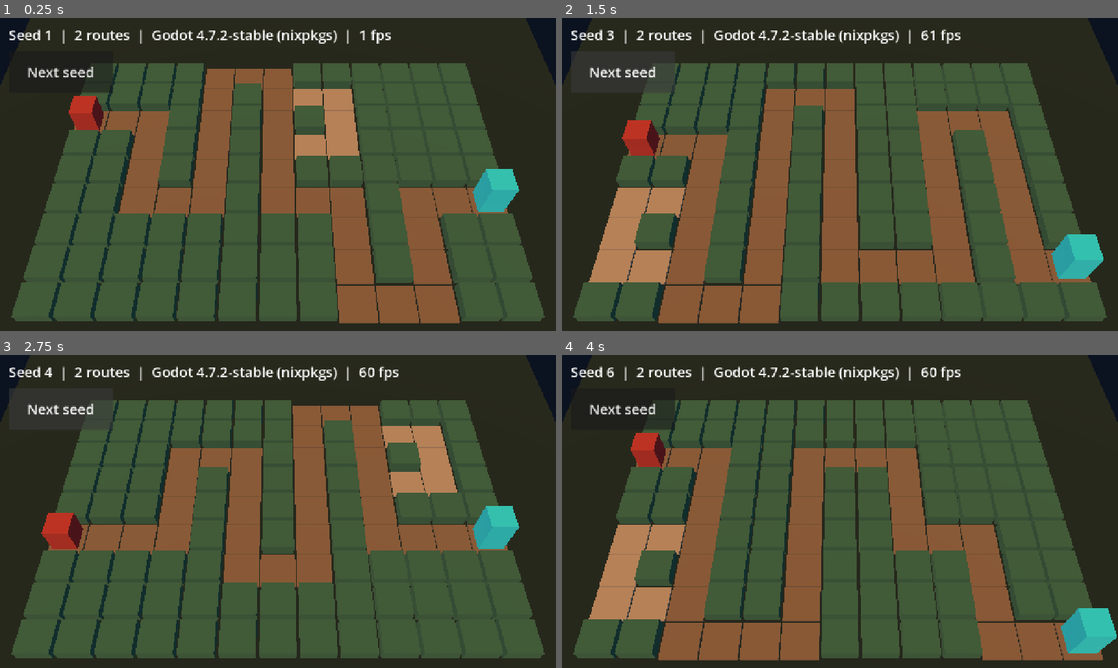
Above: before the commit, frames 1-4 (two rows, left to right).
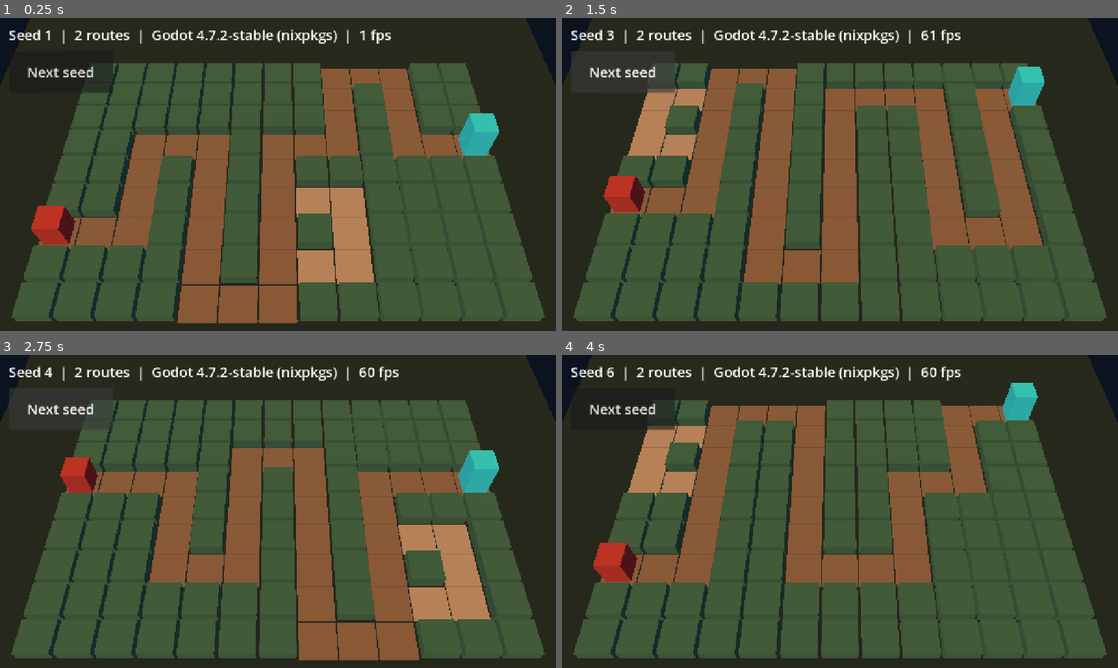
Above: after the commit, the same moments.

Repository: juanpalopez/psychic-bassoon
Game: Godot game, scene res://main.tscn
Two runs of this game, one before a commit and one after it. Both use one fixed random seed, a clock stepped at 60 frames per second and the inputs below.
Inputs (mouse positions are in pixels of both pictures, inside the frame that each line leads up to):
- Up to frame 1 (0.25 s): no input
- Up to frame 2 (1.5 s): click "Next seed" at 0.5 s; click "Next seed" at 1.25 s
- Up to frame 3 (2.75 s): click "Next seed" at 2 s
- Up to frame 4 (4 s): tap Enter at 2.75 s; move the mouse to (962, 495) at 2.77 s; hold Shift 2.78-3.5 s; click (962, 495) at 2.92 s; tap Space at 3.5 s; drag from (728, 527) to (812, 574) at 3.52 s

The runs differ from the first frame. In frame 1, 28% of the frame differs, in the area x 5-94%, y 14-98%; in frame 2, 20%; in frame 3, 21%; in frame 4, 26%.

Commit message:
fix(render): turn the board like the Three.js build and harden the boundary check
The board was a mirror image: world z now falls as the column rises, as
in the web-three-final build, with a handedness test. The render
boundary check now catches indexing, set/get by name, deep assignment,
more mutators and line continuations, and fails on a missing path. The
camera never frames for a zero aspect, rebuild keeps foreign children,
and the seed in the URL may be negative.

Refs #156

Co-Authored-By: Claude Sonnet 5.5 <noreply@anthropic.com>

Diff:
--- a/godot/main.gd
+++ b/godot/main.gd
@@ -11,8 +11,8 @@
 
 
 func _ready() -> void:
-	var from_url := _seed_from_url()
-	if from_url >= 0:
+	var from_url: Variant = _seed_from_url()
+	if from_url is int:
 		_board.map_seed = from_url
 	_next_seed.pressed.connect(func() -> void: _board.map_seed += 1)
 	# the browser smoke test waits for this flag
@@ -32,11 +32,12 @@
 	)
 
 
-## The `seed` query parameter of the page, or -1 when there is none.
-func _seed_from_url() -> int:
+## The `seed` query parameter of the page as an int, or null when there is none
+## (or it is not a whole number of at most 16 characters).
+func _seed_from_url() -> Variant:
 	if not OS.has_feature("web"):
-		return -1
+		return null
 	var value: Variant = JavaScriptBridge.eval("new URLSearchParams(location.search).get('seed')")
-	if value is String and (value as String).is_valid_int():
+	if value is String and (value as String).length() <= 16 and (value as String).is_valid_int():
 		return int(value)
-	return -1
+	return null
--- a/godot/render/board.gd
+++ b/godot/render/board.gd
@@ -32,6 +32,8 @@
 var road_count: int = 0
 var spawn_marker: MeshInstance3D
 var heartstone_marker: MeshInstance3D
+# what rebuild() made, so it never frees a node someone else put under the board
+var _built: Array[Node] = []
 
 
 func _ready() -> void:
@@ -40,9 +42,10 @@
 
 ## Draws the map for `map_seed` again from scratch.
 func rebuild() -> void:
-	for child in get_children():
+	for child in _built:
 		remove_child(child)
 		child.queue_free()
+	_built.clear()
 	map = MapGen.generate(map_seed)
 	_add_ground()
 	_add_tiles()
@@ -57,7 +60,7 @@
 	ground.mesh = plane
 	ground.position.y = -0.01
 	ground.material_override = _material(GROUND_COLOUR)
-	add_child(ground)
+	_add(ground)
 
 
 func _add_tiles() -> void:
@@ -78,13 +81,13 @@
 	var plot_colours: Array[Color] = []
 	plot_colours.resize(plots.size())
 	plot_colours.fill(PLOT_COLOUR)
-	add_child(_tiles("Plots", plots, plot_colours, PLOT_SIZE))
+	_add(_tiles("Plots", plots, plot_colours, PLOT_SIZE))
 	var road_cells: Array[Vector2i] = []
 	var road_colours: Array[Color] = []
 	for cell in road:
 		road_cells.append(cell)
 		road_colours.append(MAIN_ROAD_COLOUR if road[cell] else DETOUR_ROAD_COLOUR)
-	add_child(_tiles("Road", road_cells, road_colours, ROAD_SIZE))
+	_add(_tiles("Road", road_cells, road_colours, ROAD_SIZE))
 
 
 ## One MultiMesh holding a box per cell, each with its own colour.
@@ -127,8 +130,13 @@
 	marker.mesh = box
 	marker.position = BoardSpace.cell_to_world(cell.x, cell.y) + Vector3(0.0, size.y / 2.0, 0.0)
 	marker.material_override = _material(colour)
-	add_child(marker)
+	_add(marker)
 	return marker
+
+
+func _add(node: Node) -> void:
+	add_child(node)
+	_built.append(node)
 
 
 func _material(colour: Color) -> StandardMaterial3D:
--- a/godot/render/board_space.gd
+++ b/godot/render/board_space.gd
@@ -1,10 +1,13 @@
 ## Where the sim's cells go in the 3D world.
 ##
 ## The sim is untouched: it counts a cell's column across and its row down,
-## spawn at row 0. The board is drawn turned so the road runs left to right,
-## which suits a landscape phone: the sim row becomes world x and the sim
-## column becomes world z. This is the one place that knows (render code never
-## converts on its own). A cell is one unit wide and the board is centred on
+## spawn at row 0. The board is drawn turned a quarter so the road runs left to
+## right, which suits a landscape phone: the sim row becomes world x, and the
+## sim column runs away from the camera (world z falls as the column rises).
+## It is a rotation, not a mirror, exactly like the Three.js build (tag
+## `web-three-final`, `space.ts`: world z = cols - sim x), so a seed looks the
+## same in both. This is the one place that knows (render code never converts
+## on its own). A cell is one unit wide and the board is centred on
 ## the origin, on the ground plane y = 0.
 class_name BoardSpace
 extends RefCounted
@@ -17,7 +20,7 @@
 	return Vector3(
 		float(row) - float(RULES.GRID_ROWS - 1) / 2.0,
 		0.0,
-		float(col) - float(RULES.GRID_COLS - 1) / 2.0
+		float(RULES.GRID_COLS - 1) / 2.0 - float(col)
 	)
 
 
--- a/godot/render/camera_rig.gd
+++ b/godot/render/camera_rig.gd
@@ -5,6 +5,9 @@
 ## camera for a screen shape and is called again when the window changes.
 class_name CameraRig
 extends Node3D
+
+## The narrowest screen the rig frames for (a hidden canvas reports no size).
+const MIN_ASPECT := 0.5
 
 @export var pitch_degrees: float = 55.0
 @export var fov_degrees: float = 35.0
@@ -41,6 +44,7 @@
 
 ## Places the camera for a screen of this aspect ratio.
 func frame(aspect: float) -> void:
+	aspect = maxf(aspect, MIN_ASPECT)
 	if _camera == null:
 		_camera = Camera3D.new()
 		add_child(_camera)
@@ -53,4 +57,5 @@
 
 func _aspect() -> float:
 	var size := get_viewport().get_visible_rect().size
-	return size.x / maxf(size.y, 1.0)
+	# a hidden or minimised canvas has no size: keep a sane shape, never 0
+	return maxf(size.x / maxf(size.y, 1.0), MIN_ASPECT)
--- a/godot/tests/render/test_board.gd
+++ b/godot/tests/render/test_board.gd
@@ -59,6 +59,17 @@
 	assert_lt(board.spawn_marker.position.x, board.heartstone_marker.position.x)
 
 
+func test_rebuilding_leaves_no_stale_children_and_keeps_foreign_ones() -> void:
+	var board := _board(1)
+	var foreign := Node3D.new()
+	board.add_child(foreign)
+	var before := board.get_child_count()
+	for map_seed in [2, 3, 4]:
+		board.map_seed = map_seed
+	assert_eq(board.get_child_count(), before)
+	assert_true(foreign.get_parent() == board, "a node someone else added is kept")
+
+
 func test_tiles_are_drawn_with_few_draw_calls() -> void:
 	# one MultiMesh for plots and one for road, not a node per cell
 	var board := _board(1)
--- a/godot/tests/render/test_board_space.gd
+++ b/godot/tests/render/test_board_space.gd
@@ -28,8 +28,23 @@
 
 
 func test_a_higher_column_is_further_from_the_camera() -> void:
-	# the camera looks along -z, so a larger sim column is nearer (larger z)
-	assert_gt(BoardSpace.cell_to_world(8, 0).z, BoardSpace.cell_to_world(0, 0).z)
+	# the camera sits at +z and looks along -z: a larger sim column has a smaller z
+	assert_lt(BoardSpace.cell_to_world(8, 0).z, BoardSpace.cell_to_world(0, 0).z)
+
+
+func test_the_turn_is_a_rotation_not_a_mirror() -> void:
+	# the sim's axes are (column across, row down). Turned a quarter, a row step
+	# must go to +x and a column step to -z, so (row step) x (column step) points
+	# the same way as the sim's own across-down pair would (a rotation keeps the
+	# handedness, a mirror flips it)
+	var origin := BoardSpace.cell_to_world(3, 3)
+	var row_step := BoardSpace.cell_to_world(3, 4) - origin
+	var col_step := BoardSpace.cell_to_world(4, 3) - origin
+	assert_eq(row_step, Vector3(1, 0, 0))
+	assert_eq(col_step, Vector3(0, 0, -1))
+	# column step x row step points down (-y) for the rotation the Three.js build
+	# used; a mirror (z rising with the column) would make it point up (+y)
+	assert_lt(col_step.cross(row_step).y, 0.0)
 
 
 func test_size_is_rows_across_and_columns_deep() -> void:
--- a/godot/tests/render/test_camera_rig.gd
+++ b/godot/tests/render/test_camera_rig.gd
@@ -57,6 +57,16 @@
 		assert_gt(roomy, tight, "aspect %f" % aspect)
 
 
+func test_a_zero_or_negative_aspect_never_puts_the_camera_at_infinity() -> void:
+	var rig := CameraRig.new()
+	add_child_autofree(rig)
+	for aspect in [0.0, -1.0]:
+		rig.frame(aspect)
+		var camera := rig.get_child(0) as Camera3D
+		assert_true(is_finite(camera.position.y), "aspect %f" % aspect)
+		assert_true(is_finite(camera.position.z), "aspect %f" % aspect)
+
+
 func test_the_rig_aims_the_camera_down_at_the_board() -> void:
 	var rig := CameraRig.new()
 	add_child_autofree(rig)
Not shown, changed: README.md
Not shown, changed: scripts/check-render-boundary.mjs
Not shown, changed: scripts/check-render-boundary.test.ts
